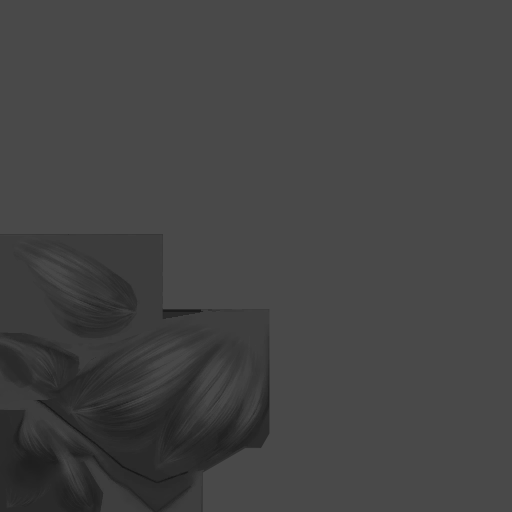
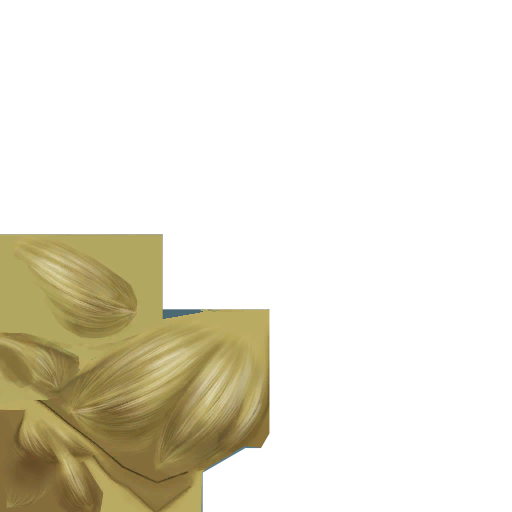
The second (512, 512) image is a revision of the first. Changes to its layers:
renamed "Layer copy #2" to "04", hid it over [0, 0, 512, 512]
renamed "FitToonLink_body1.png" to "base", hid it over [0, 234, 270, 512]
added layer "00" over [0, 234, 270, 512]
